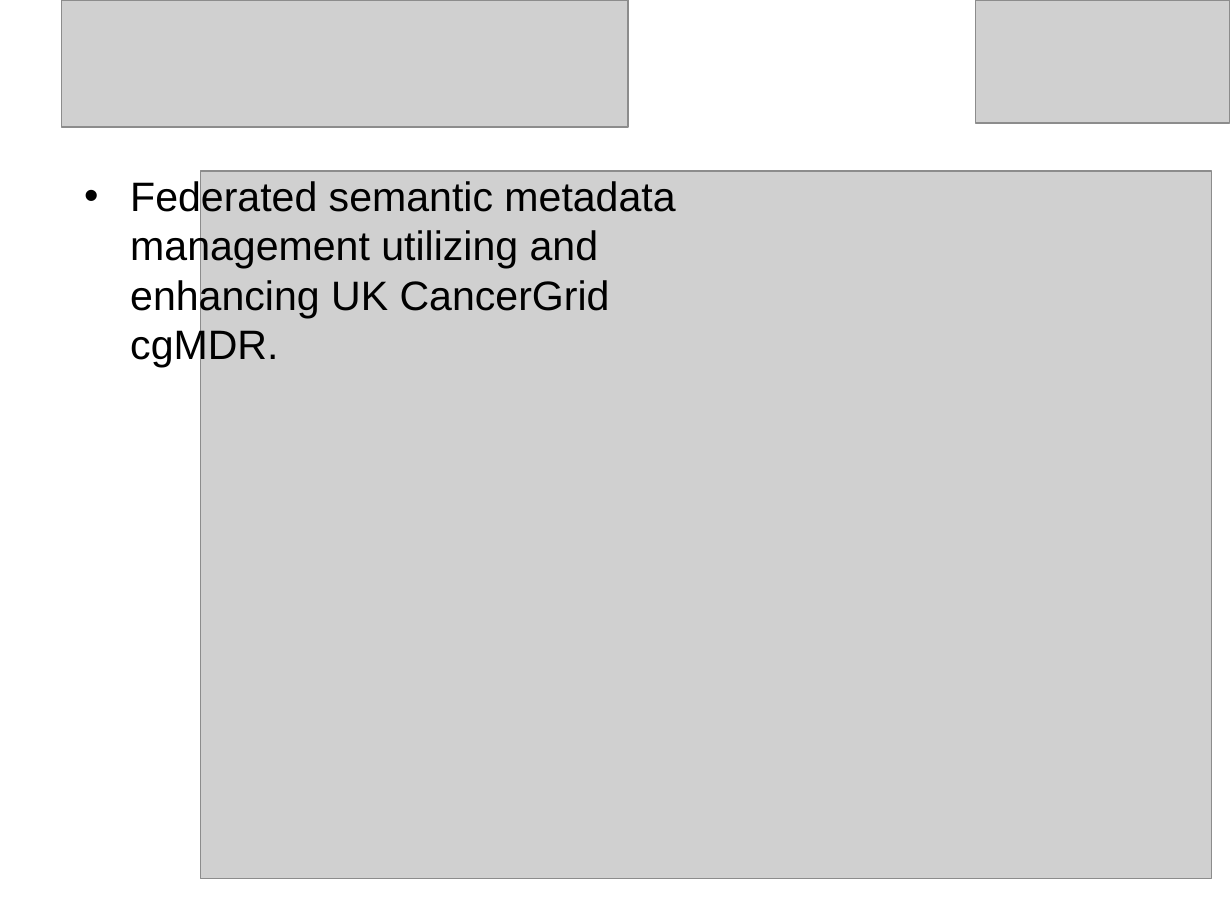
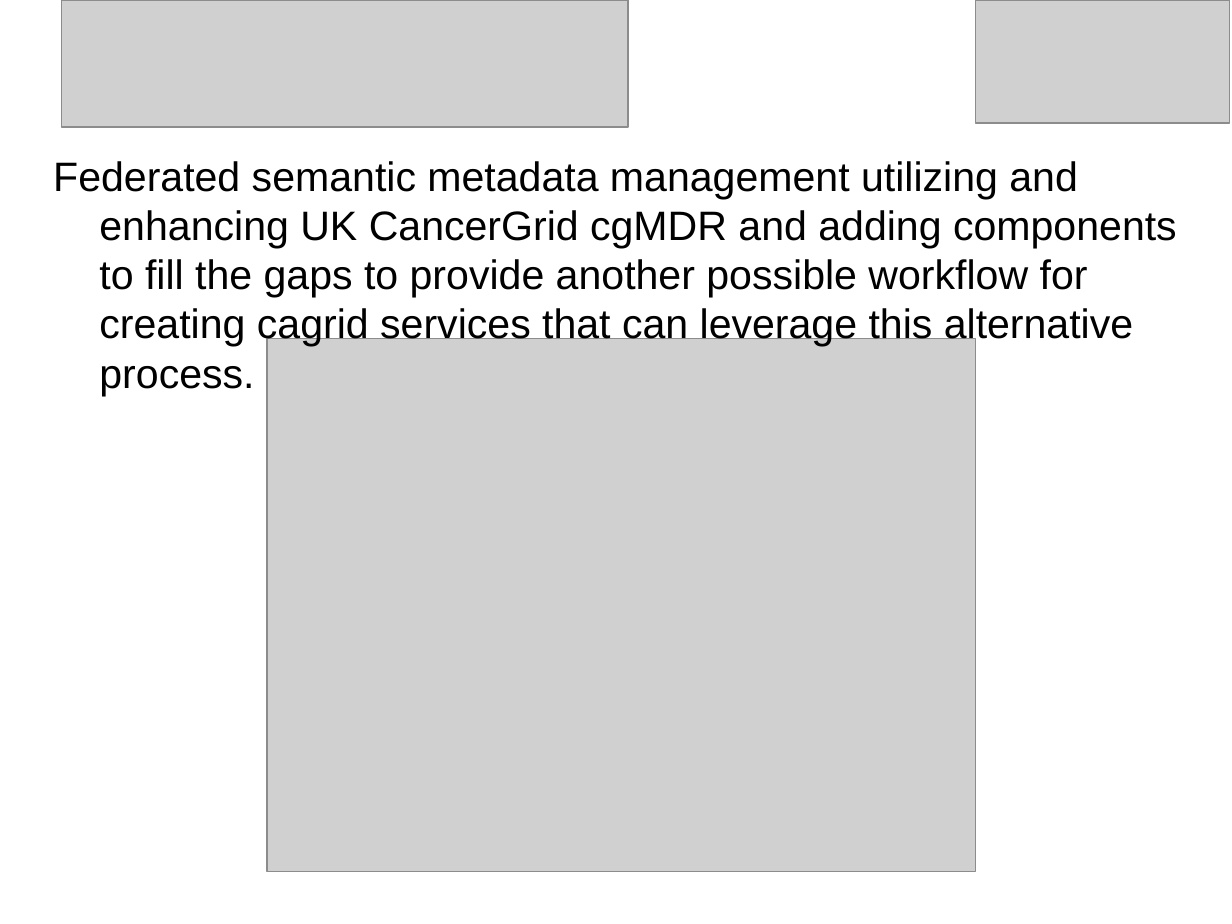
Before and after one commit to NCIP/cagrid-grid-incubation, a slide deck: slide 5 of grid-incubation/incubator/projects/mdr/docs/presentations/caGrid_Users_Group.ppt (slide 4 before the commit). Drawn at 1232x924 pixels with LibreOffice and Linux fonts; fonts in the diff are those of the drawing; grey boxes stand for pictures; background and template pictures are left out. Boxes give left, top, right and bottom in pixels: in the first picture for what was removed or moved away, otherwise in the second. Text is boxed around its words. In the diff, an @@ line names an element or a change of style, - is before the commit and + after.

```diff
--- a/grid-incubation/incubator/projects/mdr/docs/presentations/caGrid_Users_Group.ppt
+++ b/grid-incubation/incubator/projects/mdr/docs/presentations/caGrid_Users_Group.ppt
@@ text at (53,161,1177,396): text changed @@
-• Federated semantic metadata management utilizing and enhancing UK CancerGrid cgMDR.
+Federated semantic metadata management utilizing and enhancing UK CancerGrid cgMDR and adding components to fill the gaps to provide another possible workflow for creating cagrid services that can leverage this alternative process.
@@ picture: place and size @@
-picture at (201,171,1212,878)
+picture at (267,339,976,871)
```
Also in this commit, not shown: 4 other slides changed, 6 slides added, 1 slide removed, 3 other files.
